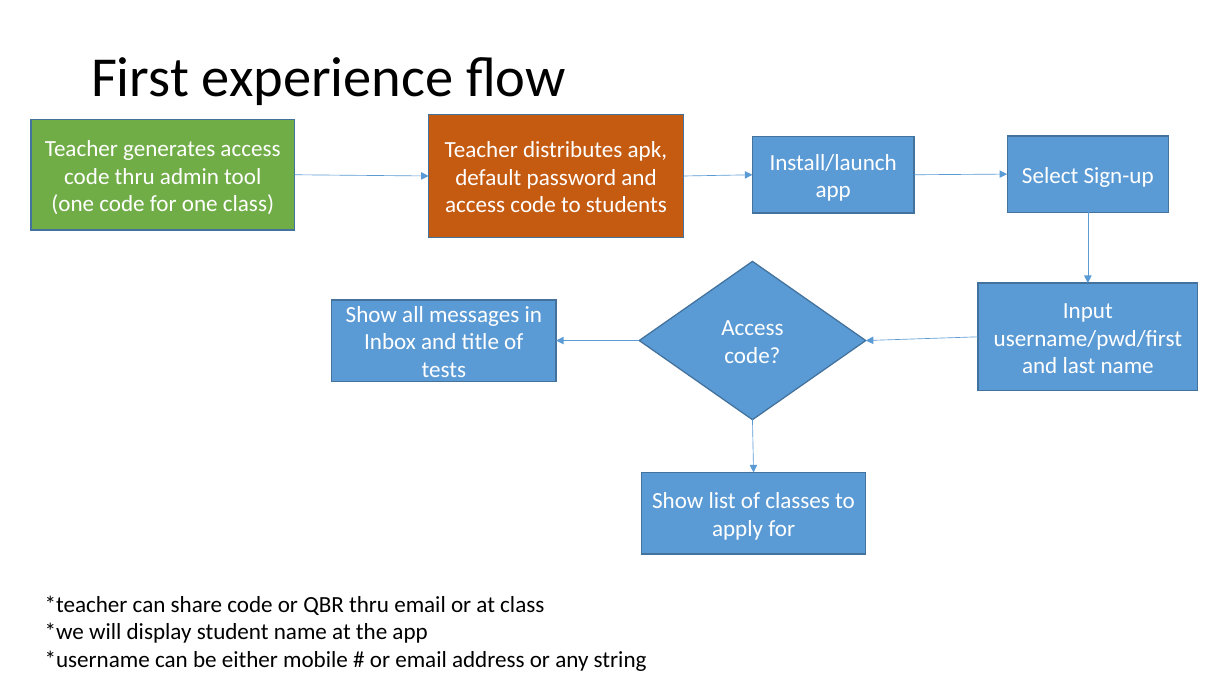
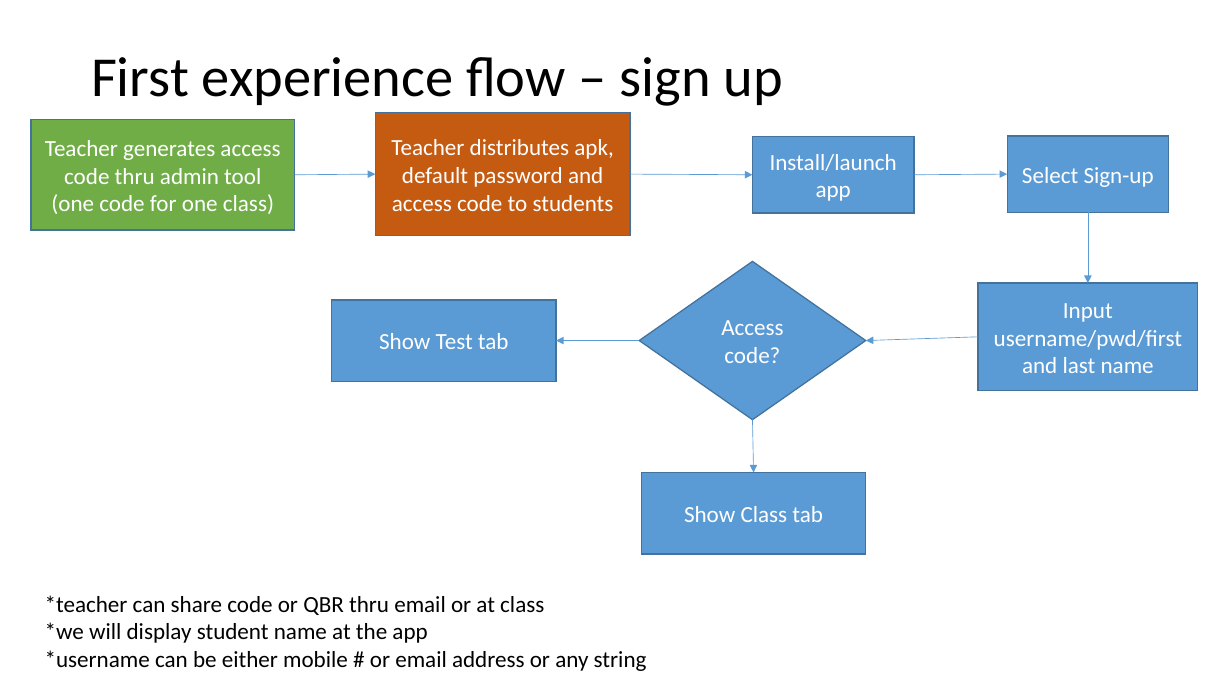
Before and after one commit to Wu-Fei/Parrot-Wireframe, a slide deck: slide 2 of Students flow.pptx. Drawn at 1232x693 pixels with LibreOffice and Linux fonts; fonts in the diff are those of the drawing. Boxes give left, top, right and bottom in pixels: in the first picture for what was removed or moved away, otherwise in the second. Text is boxed around its words. In the diff, an @@ line names an element or a change of style, - is before the commit and + after.

Commit message:
update student flow and wireframe

```diff
--- a/Students flow.pptx
+++ b/Students flow.pptx
@@ title at bbox=[91, 57, 782, 106]: text changed @@
-First experience flow
+First experience flow – sign up
@@ rectangle "Teacher distributes apk, default password ...": place and size @@
-rectangle "Teacher distributes apk, default password ..." at bbox=[429, 115, 684, 238]
+rectangle "Teacher distributes apk, default password ..." at bbox=[375, 113, 630, 236]
@@ arrow moved from (295, 175) - (429, 176) to (295, 175) - (375, 174) @@
@@ arrow moved from (684, 176) - (752, 175) to (630, 174) - (752, 175) @@
@@ text in rectangle at bbox=[379, 333, 509, 349]: text changed @@
-Show all messages in Inbox and title of tests
+Show Test tab
@@ text in rectangle at bbox=[684, 506, 823, 522]: text changed @@
-Show list of classes to apply for
+Show Class tab
```
Also in this commit, not shown: 1 other file.
